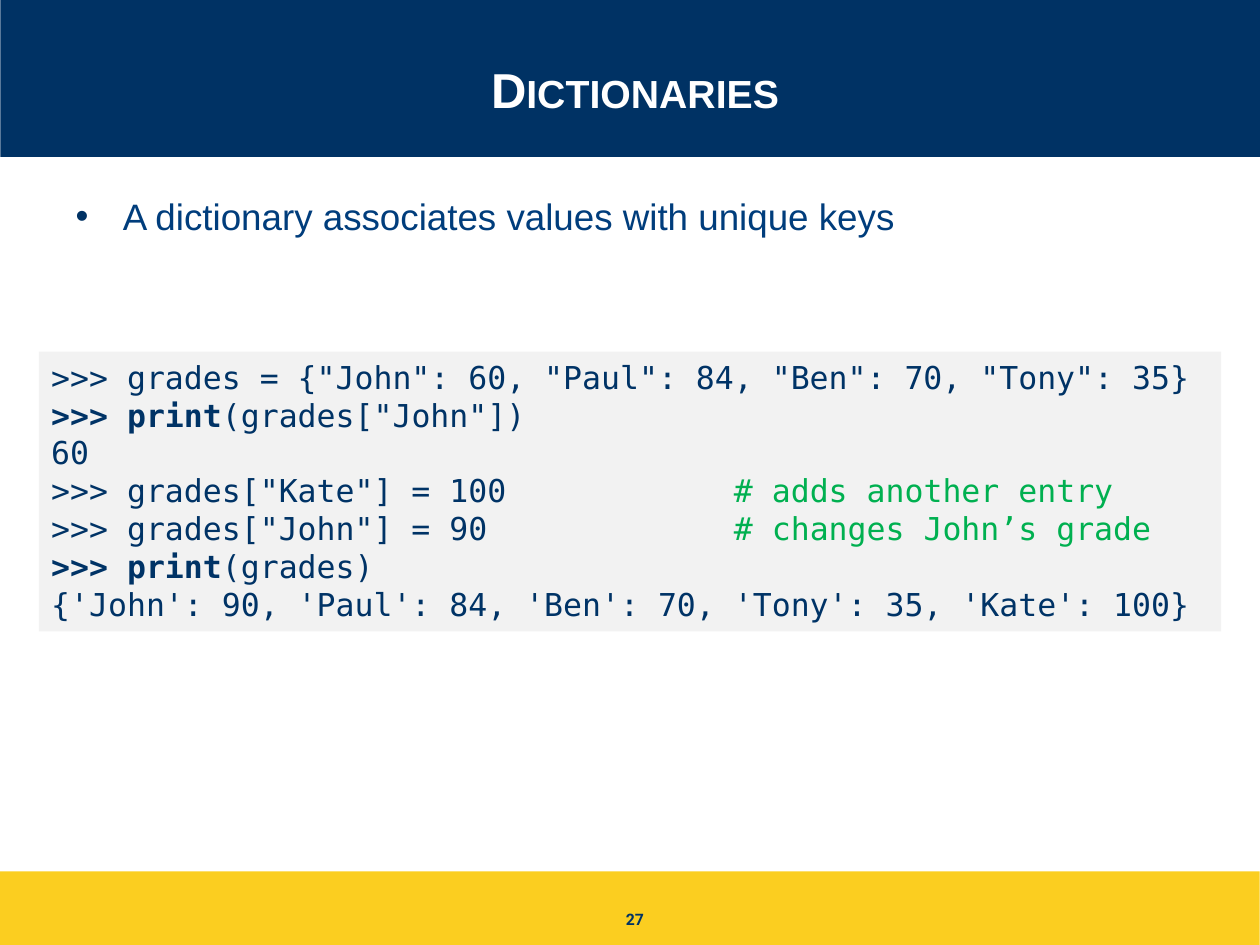
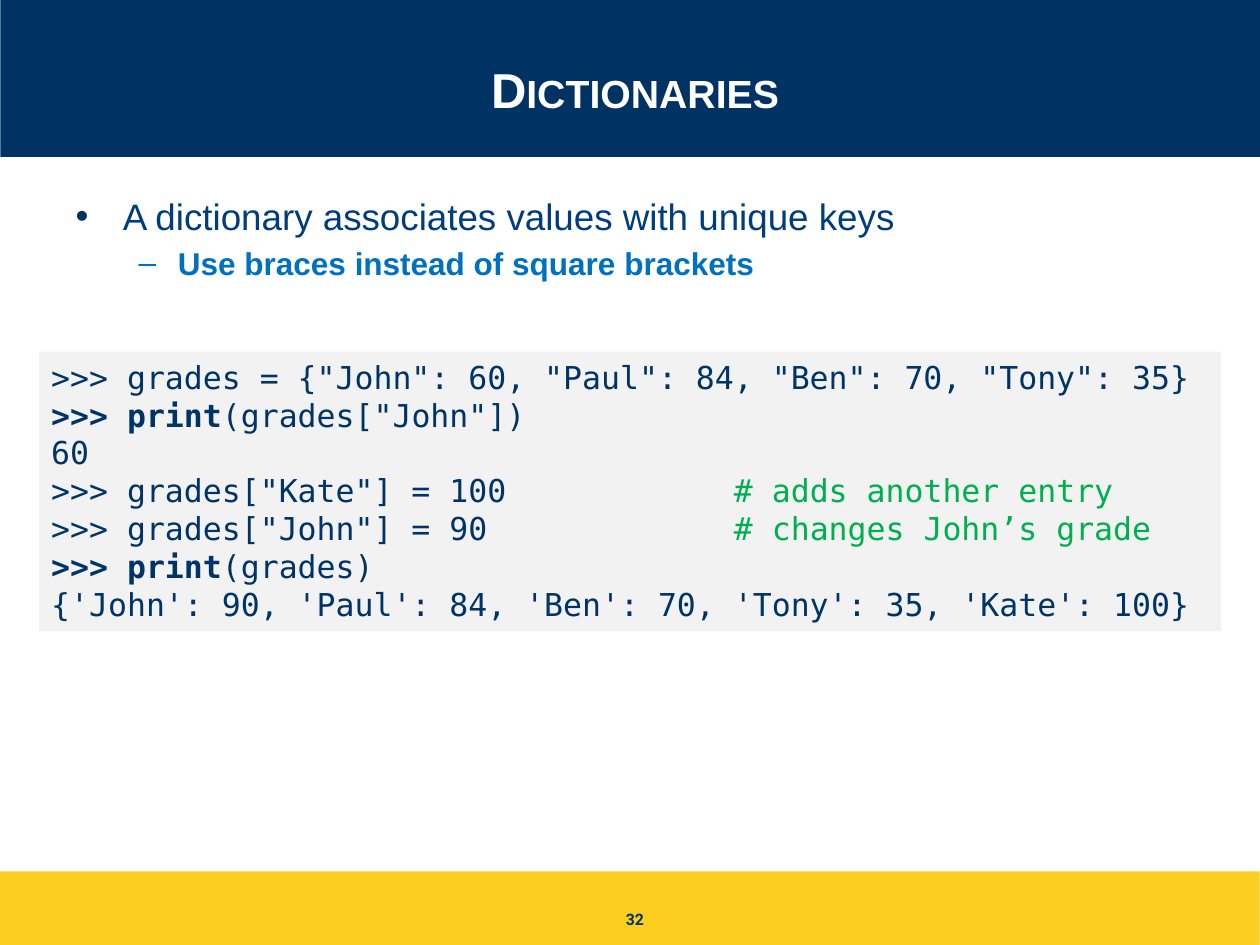
Before and after one commit to igorsteinmacher/INF502-Fall2020, a slide deck: slide 32 of slides/Python_ready_set_go.pptx (slide 27 before the commit). Drawn at 1260x945 pixels with LibreOffice and Linux fonts; fonts in the diff are those of the drawing. Boxes give left, top, right and bottom in pixels: in the first picture for what was removed or moved away, otherwise in the second. Text is boxed around its words. In the diff, an @@ line names an element or a change of style, - is before the commit and + after.

```diff
--- a/slides/Python_ready_set_go.pptx
+++ b/slides/Python_ready_set_go.pptx
@@ text at (178,252,754,281): paragraph added @@
+  – Use braces instead of square brackets
@@ page number at (626,913,644,925): text changed @@
-27
+32
```
Also in this commit, not shown: 4 other slides changed, 5 slides added, 19 other files.
